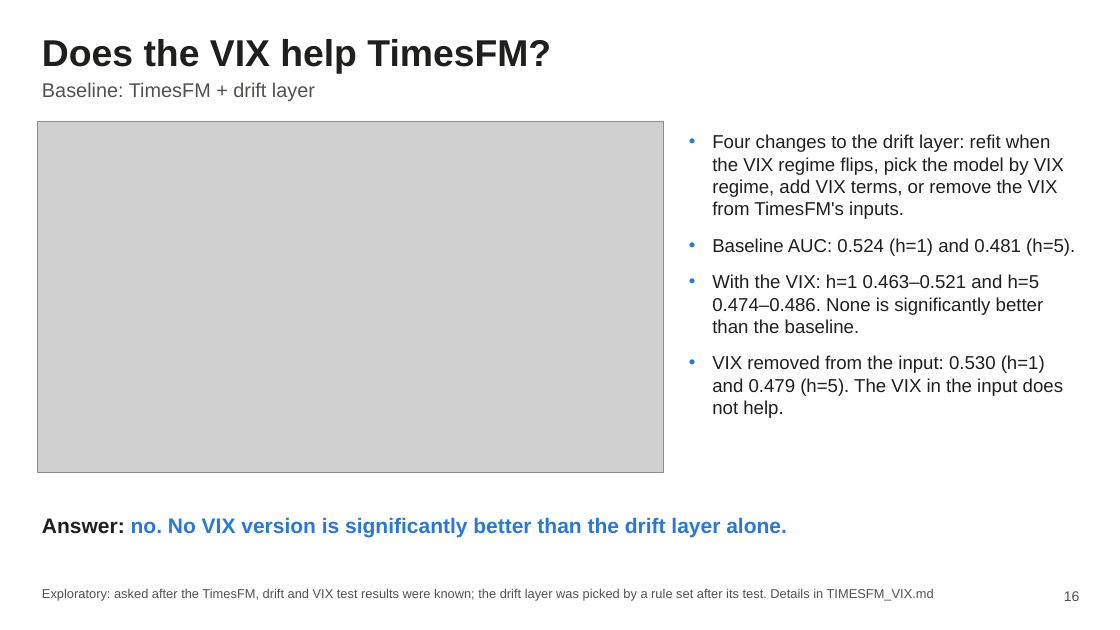
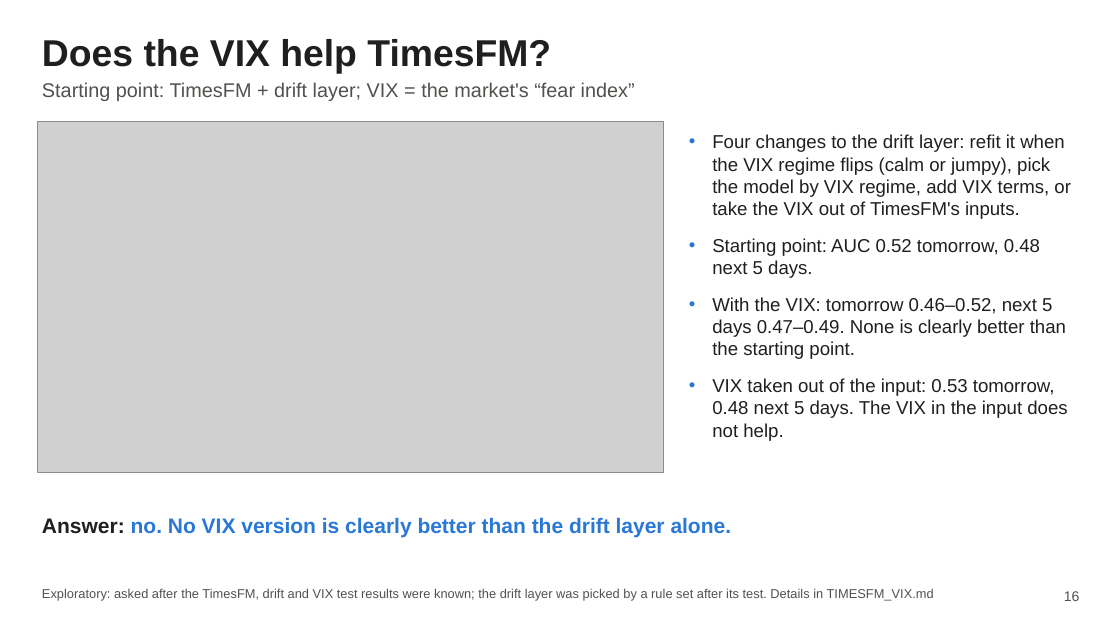
Before and after one commit to AmauryJayr/Predicting-SP500, a slide deck: slide 16 of timesfm3_experiment/slides/timesfm3_slides.pptx. Drawn at 1120x630 pixels with LibreOffice and Linux fonts; fonts in the diff are those of the drawing; grey boxes stand for pictures. Boxes give left, top, right and bottom in pixels: in the first picture for what was removed or moved away, otherwise in the second. Text is boxed around its words. In the diff, an @@ line names an element or a change of style, - is before the commit and + after.

```diff
--- a/timesfm3_experiment/slides/timesfm3_slides.pptx
+++ b/timesfm3_experiment/slides/timesfm3_slides.pptx
@@ text at (42,82,635,101): text changed @@
-Baseline: TimesFM + drift layer
+Starting point: TimesFM + drift layer; VIX = the market's “fear index”
@@ text at (712,134,1071,441): text changed @@
-• Four changes to the drift layer: refit when the VIX regime flips, pick the model by VIX regime, add VIX terms, or remove the VIX from TimesFM's inputs.
-• Baseline AUC: 0.524 (h=1) and 0.481 (h=5).
-• With the VIX: h=1 0.463–0.521 and h=5 0.474–0.486. None is significantly better than the baseline.
-• VIX removed from the input: 0.530 (h=1) and 0.479 (h=5). The VIX in the input does not help.
+• Four changes to the drift layer: refit it when the VIX regime flips (calm or jumpy), pick the model by VIX regime, add VIX terms, or take the VIX out of TimesFM's inputs.
+• Starting point: AUC 0.52 tomorrow, 0.48 next 5 days.
+• With the VIX: tomorrow 0.46–0.52, next 5 days 0.47–0.49. None is clearly better than the starting point.
+• VIX taken out of the input: 0.53 tomorrow, 0.48 next 5 days. The VIX in the input does not help.
@@ text at (42,517,732,537): text changed @@
-Answer: no. No VIX version is significantly better than the drift layer alone.
+Answer: no. No VIX version is clearly better than the drift layer alone.
```
Also in this commit, not shown: 16 other slides changed, 41 other files.
